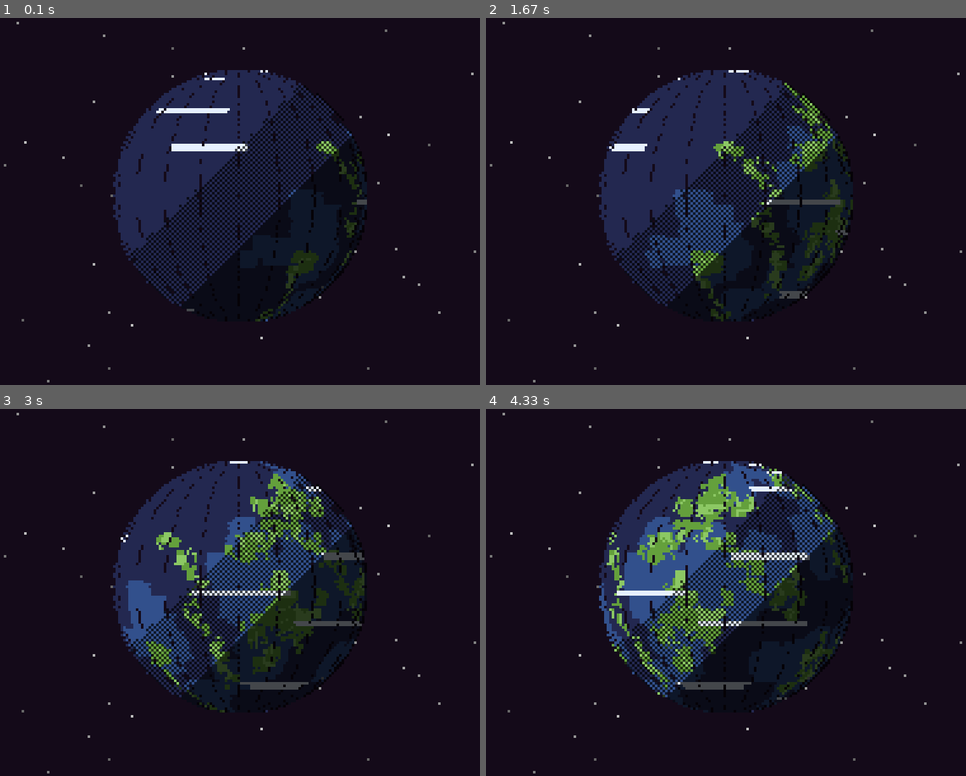
Above: before the commit, frames 1-4 (two rows, left to right).
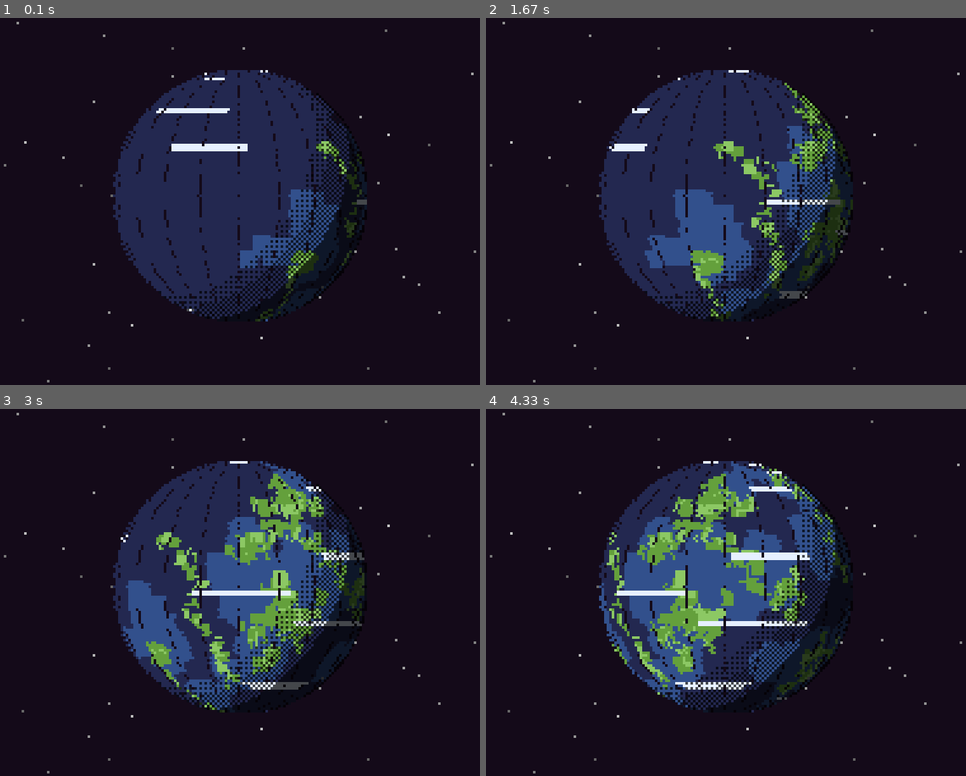
Above: after the commit, the same moments.

Repository: Thak676/pygame_planet_generator
Game: pygame game, started from main.py
The game is run twice, just before and just after one commit, with the same random seed, the same clock (stepped at 60 frames per second) and the same inputs.
Inputs:
- Up to frame 1 (0.1 s): no input
- Up to frame 2 (1.67 s): no input
- Up to frame 3 (3 s): no input
- Up to frame 4 (4.33 s): no input

The runs differ from the first frame. In frame 1, 8.1% of the frame differs, in the area x 27-74%, y 18-83%; in frame 2, 8.1%; in frame 3, 8.1%; in frame 4, 8.1%.

Commit message:
pretty cool. Only improvement needed now is that there are bands from top down and the clouds are a little too 'bandy'

Diff:
--- a/main.py
+++ b/main.py
@@ -137,24 +137,37 @@
     # For pixel art, we often use DITHERING for shadow edges
     shadow_overlay = pygame.Surface((PLANET_RADIUS * 2, PLANET_RADIUS * 2), pygame.SRCALPHA)
 
+    # 3D Light vector (Left, Top, Front)
+    lx, ly, lz = -0.6, -0.4, 0.5
+    mag = math.sqrt(lx*lx + ly*ly + lz*lz)
+    lx, ly, lz = lx/mag, ly/mag, lz/mag
+
     for y in range(PLANET_RADIUS * 2):
         dy = (y - PLANET_RADIUS) / PLANET_RADIUS
         for x in range(PLANET_RADIUS * 2):
             dx = (x - PLANET_RADIUS) / PLANET_RADIUS
             dist_sq = dx*dx + dy*dy
             if dist_sq <= 1.0: # Inside circle
-                light_x, light_y = -0.5, -0.5
-                dot = (dx * light_x + dy * light_y)
-
-                # Pixel Art Shadow Logic
-                # If dot < -0.2: Dark Shadow
-                # If dot < 0.1: Dither Shadow
+                # Calculate Z normal for curvature
+                dz = math.sqrt(1.0 - dist_sq)
+
+                # 3D Dot product
+                dot = (dx * lx + dy * ly + dz * lz)
+
+                # Multi-stage Dithering Layers
+                # 1. Deep Shadow
                 if dot < -0.2:
                     shadow_overlay.set_at((x, y), (0, 0, 0, 180))
-                elif dot < 0.2:
-                    # Dither pattern check
+
+                # 2. Medium Dither (Checkerboard) - The terminator curves due to dz
+                elif dot < 0.05:
                     if (x + y) % 2 == 0:
                         shadow_overlay.set_at((x, y), (0, 0, 0, 180))
+
+                # 3. Light Dither (Sparse) - Softens the edge further
+                elif dot < 0.2:
+                    if (x % 2 == 0) and (y % 2 == 0):
+                         shadow_overlay.set_at((x, y), (0, 0, 0, 180))
 
     rotation_angle = 0.0
 
